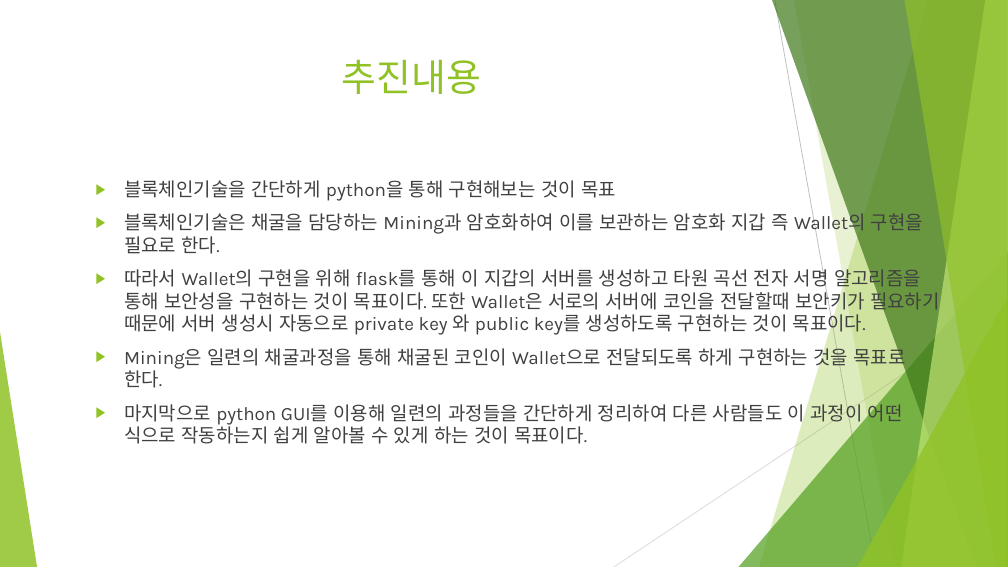
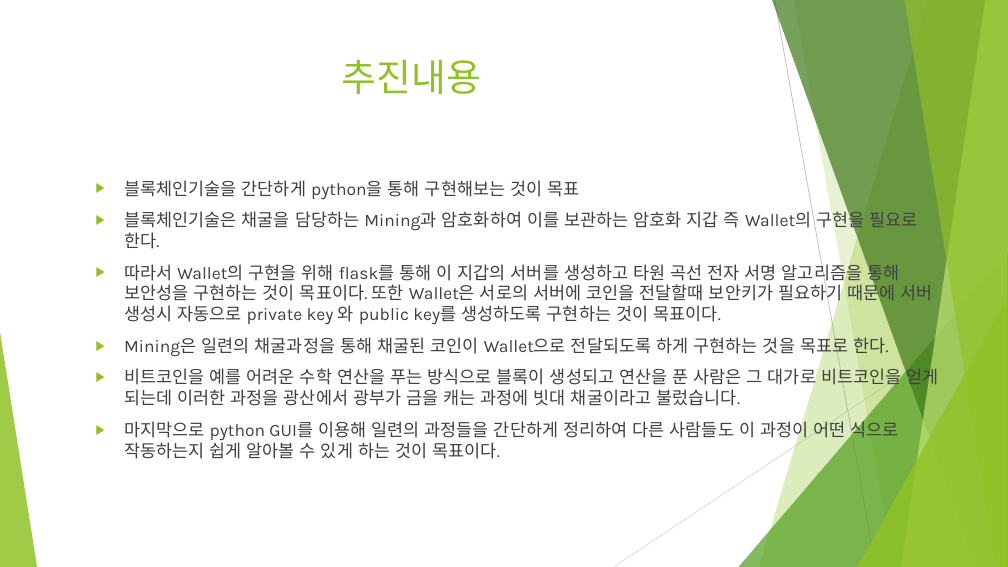
Before and after one commit to inhyuk914/-sw-project, a slide deck: slide 5 of 20184219 서인혁 sw프로젝트 1.pptx (slide 3 before the commit). Drawn at 1008x567 pixels with LibreOffice and Linux fonts; fonts in the diff are those of the drawing. Boxes give left, top, right and bottom in pixels: in the first picture for what was removed or moved away, otherwise in the second. Text is boxed around its words. In the diff, an @@ line names an element or a change of style, - is before the commit and + after.

```diff
--- a/20184219 서인혁 sw프로젝트 1.pptx
+++ b/20184219 서인혁 sw프로젝트 1.pptx
@@ text at bbox=[124, 180, 933, 459]: size 18 to 16.6 pt in "블록체인기술을 간단하게 python을 통해 구현해보는 것이 목표", "블록체인기술은 채굴을 담당하는 Mining과 암호화하여 이를 보관하는 ...", "따라서 Wallet의 구현을 위해 flask를 통해 이 ...", "Mining은 일련의 채굴과정을 통해 채굴된 코인이 Wallet으로 ..." and 1 more places @@
@@ text at bbox=[124, 366, 938, 406]: paragraph added @@
+▶ 비트코인을 예를 어려운 수학 연산을 푸는 방식으로 블록이 생성되고 연산을 푼 사람은 그 대가로 비트코인을 얻게 되는데 이러한 과정을 광산에서 광부가 금을 캐는 과정에 빗대 채굴이라고 불렀습니다.
```
Also in this commit, not shown: 3 other slides changed, 2 slides added.
